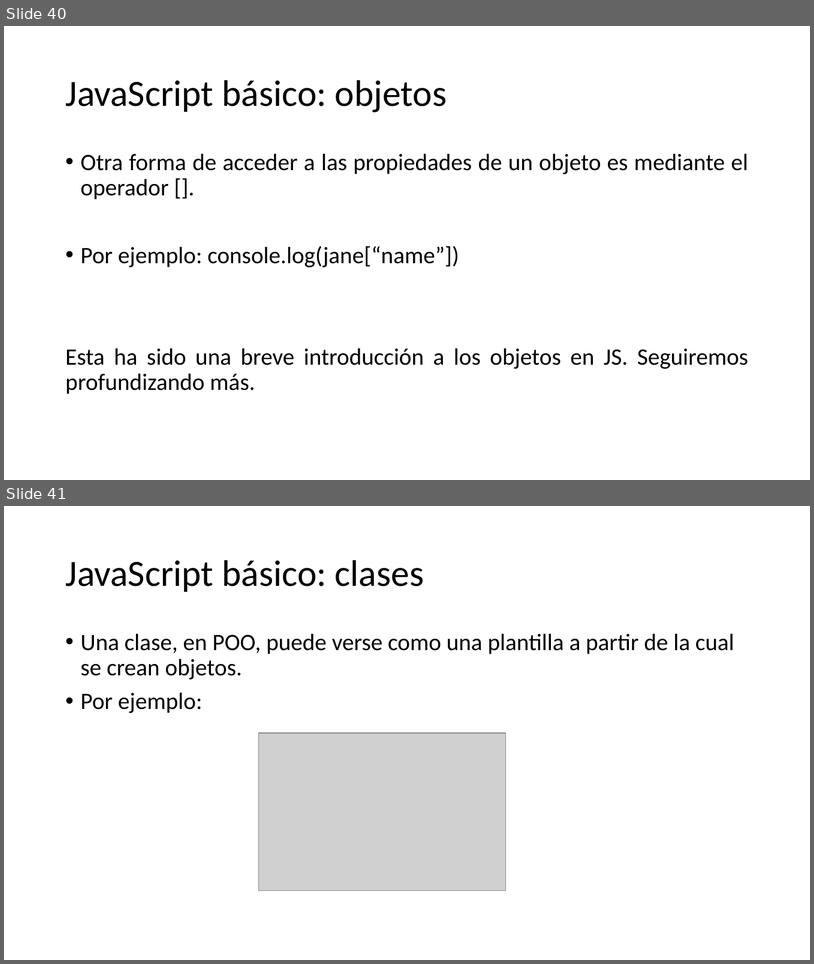
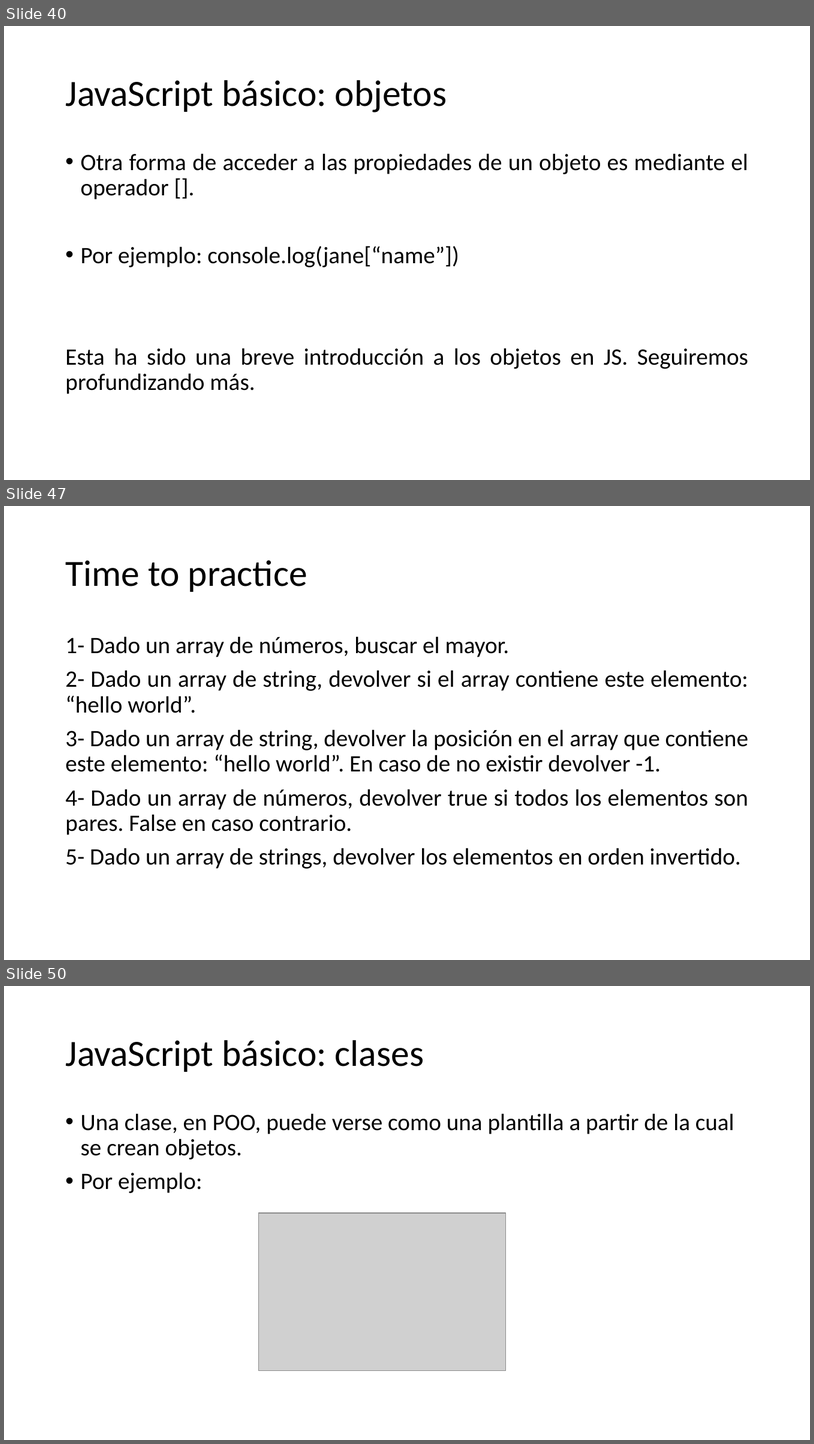
Before and after one commit to SarutobiKonohamaru/js_full_course, a slide deck: Presentacion.pptx. Shown one above the other, each under a label of ours: slides 40 and 41 before the commit, slides 40, 47 and 50 after it; the slides between them are not shown. The pictures are 814x964 and 814x1444 pixels, drawn with LibreOffice and Linux fonts; fonts in the diff are those of the drawing; grey boxes stand for pictures. Boxes give left, top, right and bottom in pixels: in the first picture for what was removed or moved away, otherwise in the second. Text is boxed around its words. In the diff, an @@ line names an element or a change of style, - is before the commit and + after.

Commit message:
Add arrays section

```diff
--- a/Presentacion.pptx
+++ b/Presentacion.pptx
@@ slide 47 added at [4, 506, 810, 960], background #FFFFFF @@
@@ title added at [65, 560, 308, 592], 44 pt, text #000000 @@
+Time to practice
@@ text added at [65, 636, 749, 868], 28 pt, text #000000 @@
+1- Dado un array de números, buscar el mayor.
+2- Dado un array de string, devolver si el array contiene este elemento: “hello world”.
+3- Dado un array de string, devolver la posición en el array que contiene este elemento: “hello world”. En caso de no existir devolver -1.
+4- Dado un array de números, devolver true si todos los elementos son pares. False en caso contrario.
+5- Dado un array de strings, devolver los elementos en orden invertido.
@@ what was slide 41 is now slide 50 @@
```
Also in this commit, not shown: 9 other slides added.
